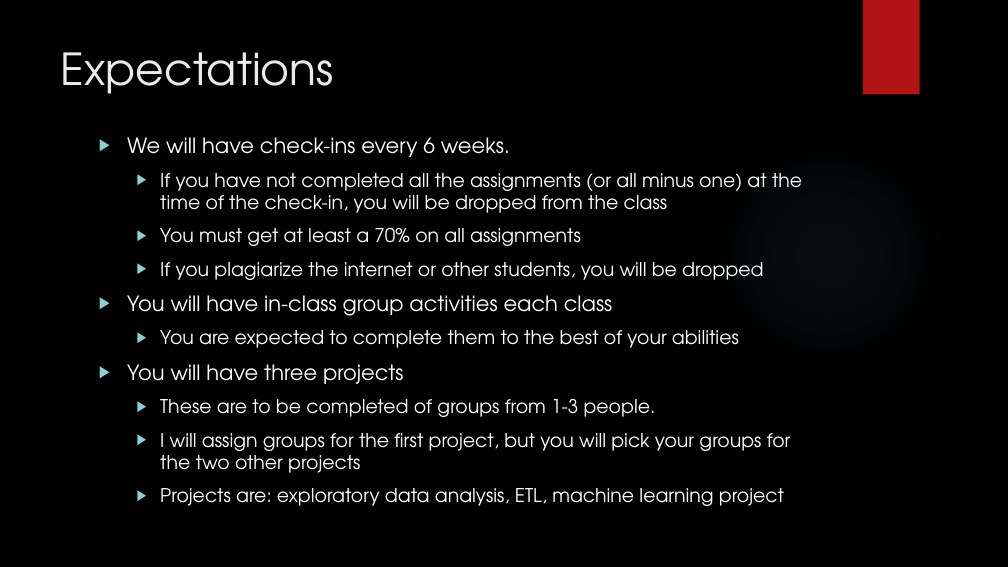
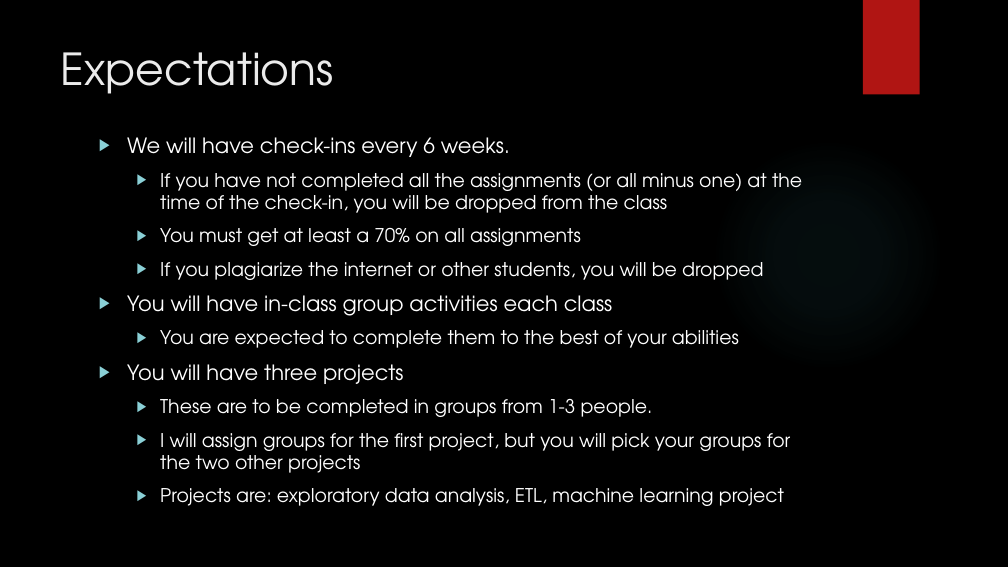
Before and after one commit to LaunchCoderGirlSTL/Data-Science-Assignments, a slide deck: slide 12 of course_material/week_01/01_Presentation.pptx. Drawn at 1008x567 pixels with LibreOffice and Linux fonts; fonts in the diff are those of the drawing; background and template pictures are left out. Boxes give left, top, right and bottom in pixels: in the first picture for what was removed or moved away, otherwise in the second. Text is boxed around its words. In the diff, an @@ line names an element or a change of style, - is before the commit and + after.

```diff
--- a/course_material/week_01/01_Presentation.pptx
+++ b/course_material/week_01/01_Presentation.pptx
@@ text at (160,399,653,417): text changed @@
-  ▶ These are to be completed of groups from 1-3 people.
+  ▶ These are to be completed in groups from 1-3 people.
```
Also in this commit, not shown: 4 other slides changed, 1 slide added, 1 other file.
